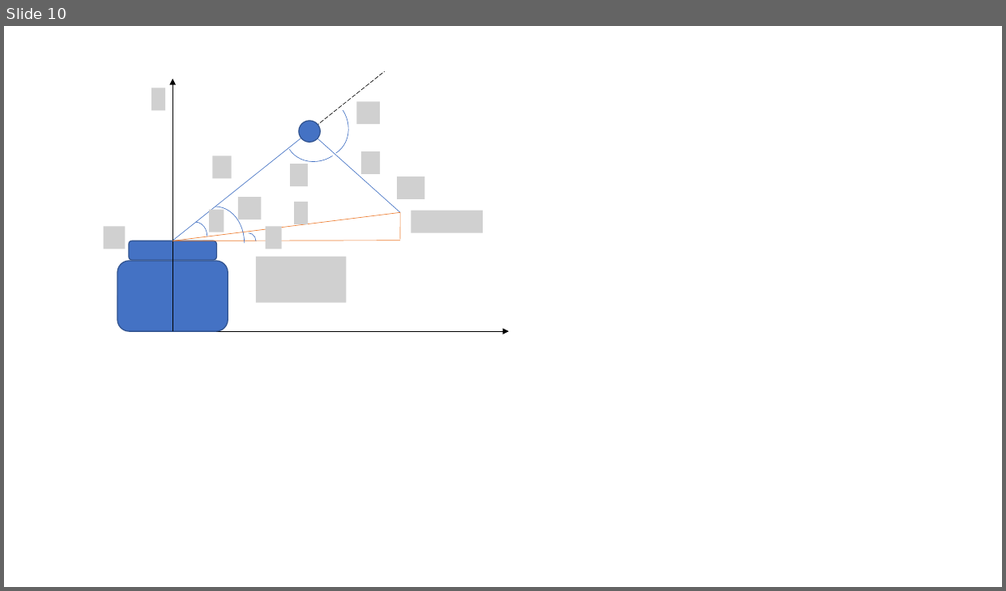
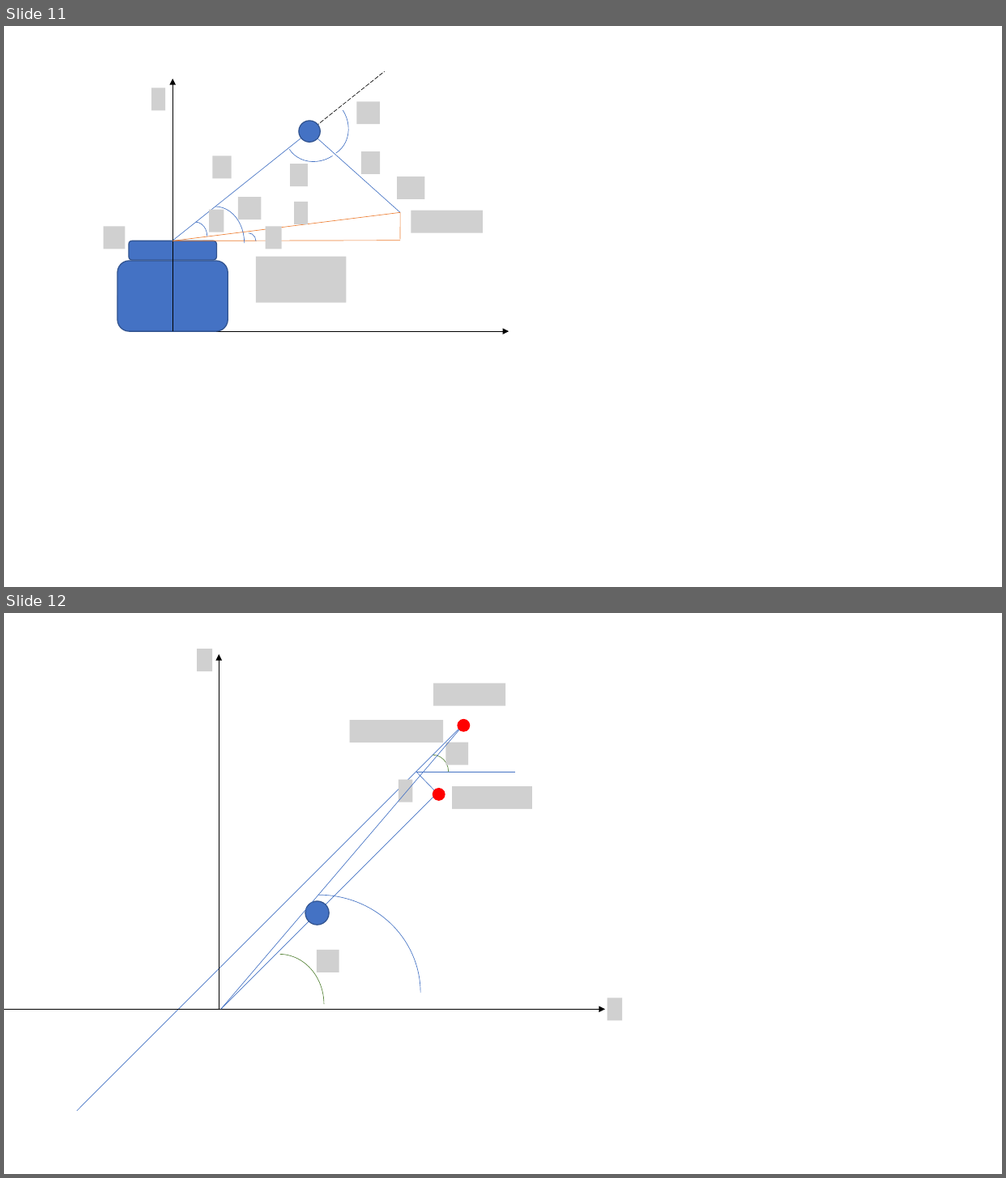
Before and after one commit to fore1806/4R-Manipulator, a slide deck: MATLAB/DIAGRAMA.pptx. Shown one above the other, each under a label of ours: slide 10 before the commit, slides 11 and 12 after it. The pictures are 1006x591 and 1006x1178 pixels, drawn with LibreOffice and Linux fonts; fonts in the diff are those of the drawing; grey boxes stand for pictures. Boxes give left, top, right and bottom in pixels: in the first picture for what was removed or moved away, otherwise in the second. Text is boxed around its words. In the diff, an @@ line names an element or a change of style, - is before the commit and + after.

```diff
--- a/MATLAB/DIAGRAMA.pptx
+++ b/MATLAB/DIAGRAMA.pptx
@@ slide 12 added at (4,613,1002,1174), background #FFFFFF @@
@@ picture added at (197,649,212,671) @@
@@ arrow added from (219, 1010) to (219, 654), #000000 0.5 pt @@
@@ picture added at (434,683,505,706) @@
@@ line added from (77, 1112) to (463, 724), #4472C4 0.5 pt @@
@@ line added from (459, 730) to (221, 1010), #4472C4 0.5 pt @@
@@ picture added at (350,720,444,743) @@
@@ ellipse added at (458,719,470,731), fill #FF0000, outline #FF0000 1 pt @@
@@ arc (boxed as its full ellipse) added at (416,756,448,789), outline #548235 0.5 pt @@
@@ picture added at (445,743,468,765) @@
@@ picture added at (398,780,413,803) @@
@@ line added from (437, 794) to (416, 772), #4472C4 0.5 pt @@
@@ line added from (416, 773) to (514, 773), #4472C4 0.5 pt @@
@@ line added from (221, 1010) to (437, 794), #4472C4 0.5 pt @@
@@ ellipse added at (433,788,445,800), fill #FF0000, outline #FF0000 1 pt @@
@@ picture added at (453,786,533,809) @@
@@ arc (boxed as its full ellipse) added at (216,895,420,1091), outline #4472C4 0.5 pt @@
@@ ellipse added at (305,901,330,925), fill #4472C4, outline #325491 1 pt @@
@@ picture added at (317,950,339,973) @@
@@ arc (boxed as its full ellipse) added at (234,954,324,1054), outline #548235 0.5 pt @@
@@ picture added at (607,998,622,1020) @@
@@ arrow added from (4, 1010) to (605, 1010), #000000 0.5 pt @@
@@ what was slide 10 is now slide 11 @@
```
Also in this commit, not shown: 1 slide changed, 1 other slide added, 1 other file.
